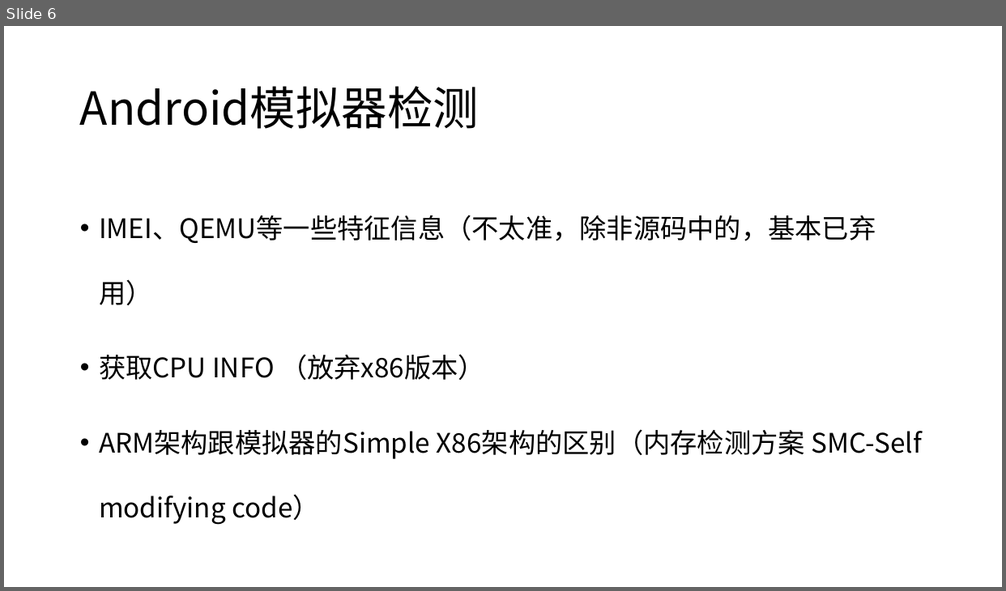
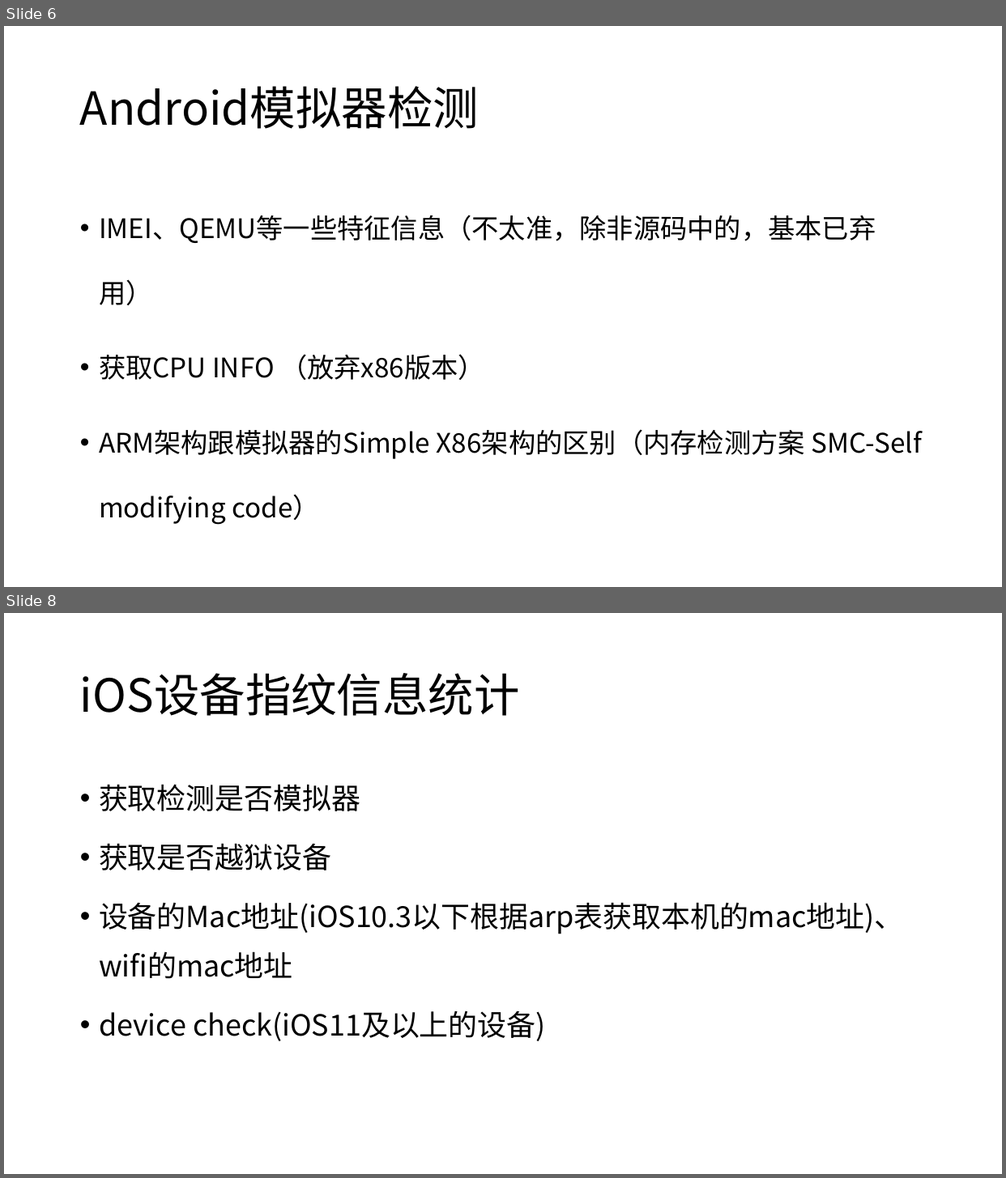
Before and after one commit to happylishang/happylishang.github.io, a slide deck: _posts/Android/严选可信ID项目.pptx. Shown one above the other, each under a label of ours: slide 6 before the commit, slides 6 and 8 after it; the slides between them are not shown. The pictures are 1006x591 and 1006x1178 pixels, drawn with LibreOffice and Linux fonts; fonts in the diff are those of the drawing. Boxes give left, top, right and bottom in pixels: in the first picture for what was removed or moved away, otherwise in the second. Text is boxed around its words. In the diff, an @@ line names an element or a change of style, - is before the commit and + after.

```diff
--- a/_posts/Android/严选可信ID项目.pptx
+++ b/_posts/Android/严选可信ID项目.pptx
@@ slide 8 added at (4,613,1002,1174), background #FFFFFF @@
@@ title added at (80,673,520,716), 44 pt, text #000000 @@
+iOS设备指纹信息统计
@@ text added at (99,784,904,1041), 28 pt, text #000000 @@
+• 获取检测是否模拟器
+• 获取是否越狱设备
+• 设备的Mac地址(iOS10.3以下根据arp表获取本机的mac地址)、wifi的mac地址
+• device check(iOS11及以上的设备)
```
Also in this commit, not shown: 4 slides changed, 3 other slides added, 1 slide removed.
